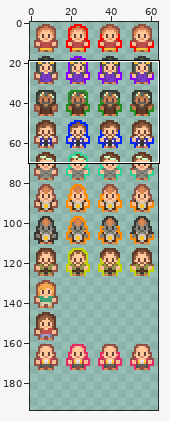
A sprite sheet gets an edit: assets/spritesheet/wizards.png. Above: a wide view before the commit, with the close-up outlined.
Close-up. Earlier state:
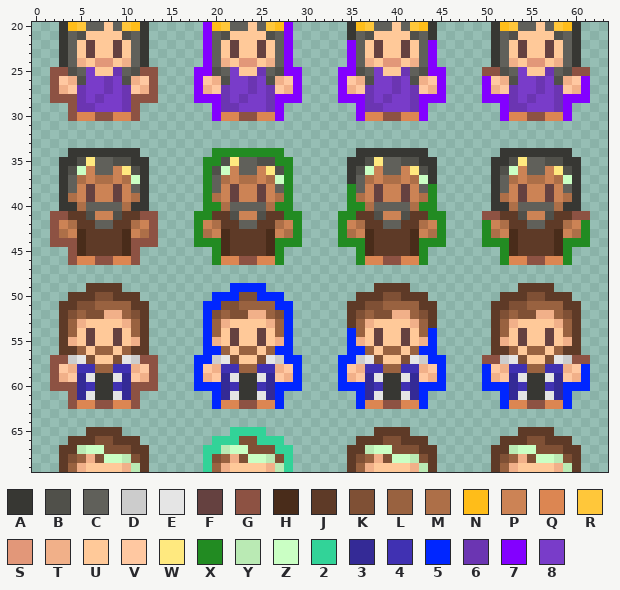
The file is 128x512 pixels, drawn in blocks of 2x2; one block is one cell here. Colours within 5 levels of each other are drawn and written as one. Shown: x 0..63, y 20..69. The wide view leaves out empty margins. The commit also changed other parts of the picture, which this record leaves out.
Palette (. is transparent): A #373733  B #50504a  C #60605a  D #cccccc  E #e5e5e5  F #654140  G #8d5243  H #492c1a  J #5e3a27  K #7f5035  L #996240  M #ad6f48  N #ffbd19  P #cc8355  Q #dc8652  R #ffc73a  S #e29779  T #f1b089  U #ffc999  V #ffc8a1  W #ffe97f  X #228b22  Y #baeab4  Z #caffc4  2 #32d398  3 #342a96  4 #4031b2  5 #0026ff  6 #6b35b2  7 #8300ff  8 #793cc9
Once edited:
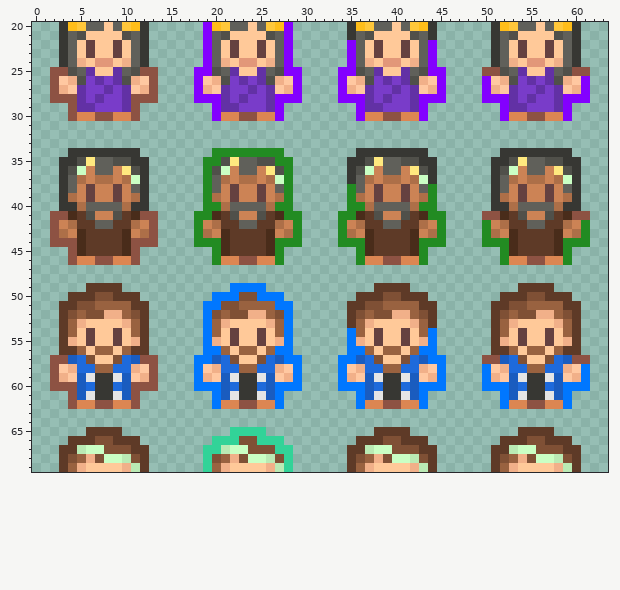
From old to new:
colour 3: #342a96 -> #1a5cbf
colour 4: #4031b2 -> #1e6adb
colour 5: #0026ff -> #0077ff
colour 6: #6b35b2 -> #6231a5
y 25: x 6 8 -> 6; x 22 8 -> 6; x 38 8 -> 6; x 54 8 -> 6
y 26: x 7..9 868 -> 686; x 23..25 868 -> 686; x 39..41 868 -> 686; x 55..57 868 -> 686
y 41: x 4 J -> H; x 11 J -> H; x 20 J -> H; x 27 J -> H; x 36 J -> H; x 43 J -> H; x 52 J -> H; x 59 J -> H
y 57: x 4..5 DE -> 34; x 10..11 ED -> 43; x 20..21 DE -> 34; x 26..27 ED -> 43; x 36..37 DE -> 34; x 42..43 ED -> 43; x 52..53 DE -> 34; x 58..59 ED -> 43
